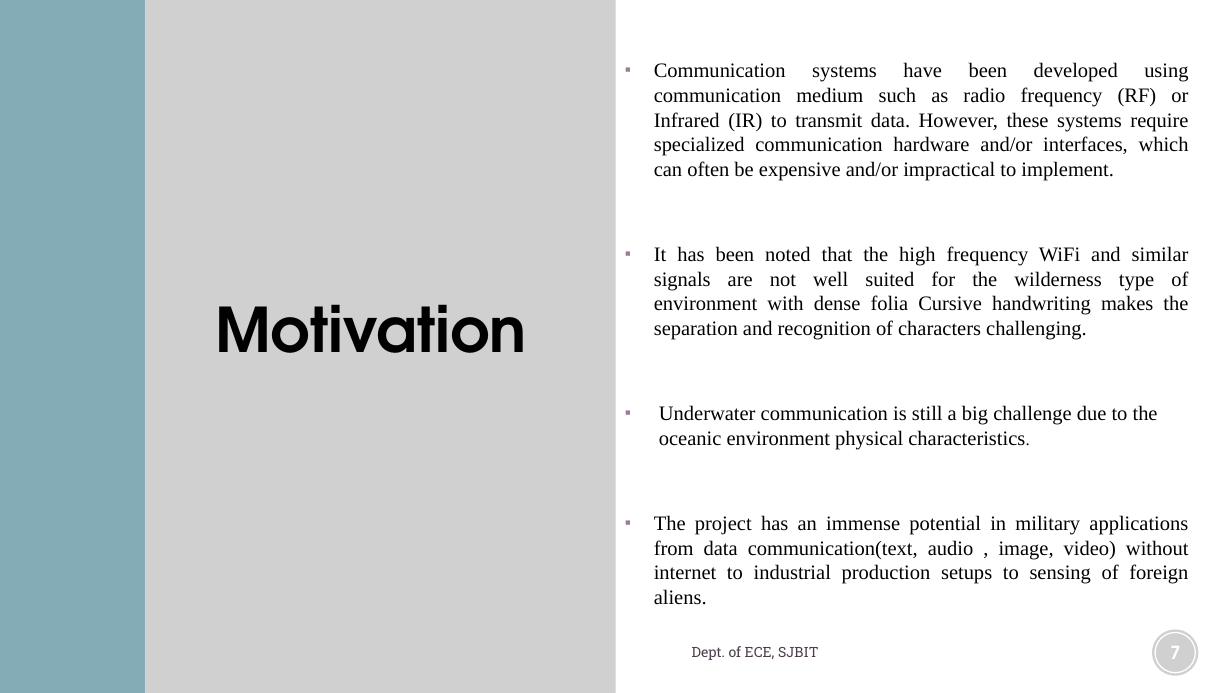
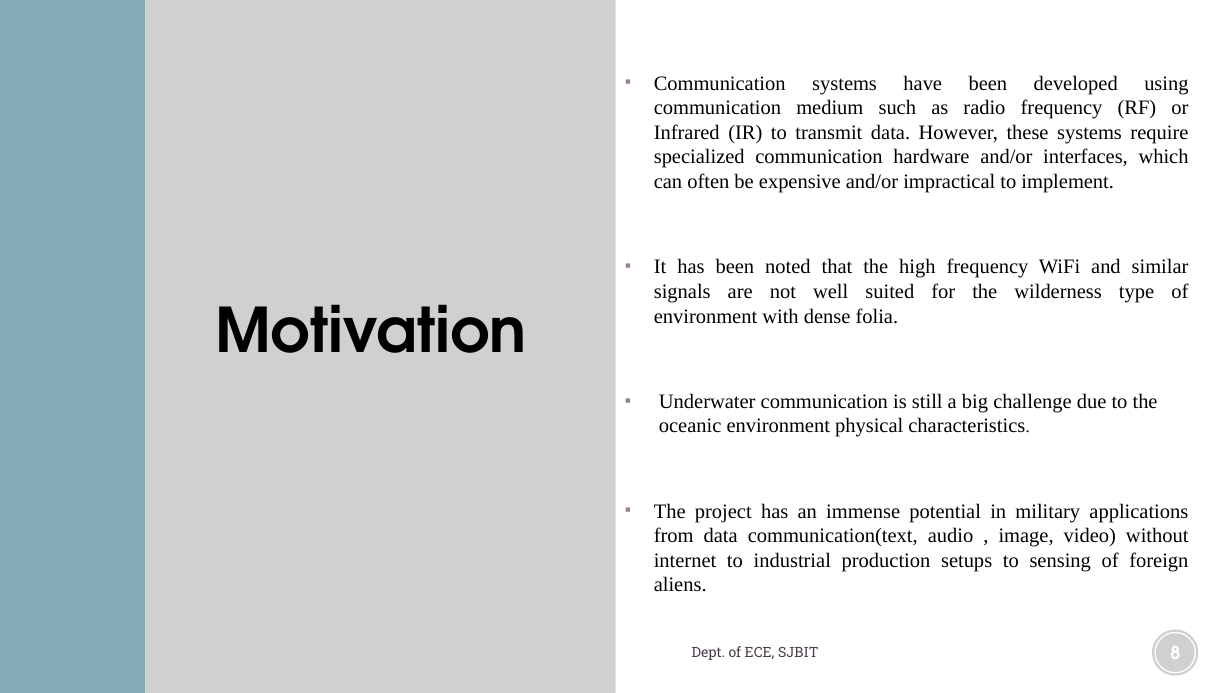
Before and after one commit to arceus0o7/W.A.D.I.T.O.H.T, a slide deck: slide 9 of W.A.D.I.T.O.H.T .pptx (slide 8 before the commit). Drawn at 1232x693 pixels with LibreOffice and Linux fonts; fonts in the diff are those of the drawing; grey boxes stand for pictures; background and template pictures are left out. Boxes give left, top, right and bottom in pixels: in the first picture for what was removed or moved away, otherwise in the second. Text is boxed around its words. In the diff, an @@ line names an element or a change of style, - is before the commit and + after.

```diff
--- a/W.A.D.I.T.O.H.T .pptx
+++ b/W.A.D.I.T.O.H.T .pptx
@@ text at (x1=654, y1=258, x2=1189, y2=324): text changed @@
-  ▪ It has been noted that the high frequency WiFi and similar signals are not well suited for the wilderness type of environment with dense folia Cursive handwriting makes the separation and recognition of characters challenging.
+  ▪ It has been noted that the high frequency WiFi and similar signals are not well suited for the wilderness type of environment with dense folia.
@@ page number at (x1=1170, y1=646, x2=1180, y2=659): text changed @@
-7
+8
```
Also in this commit, not shown: 9 other slides changed, 1 slide added.
